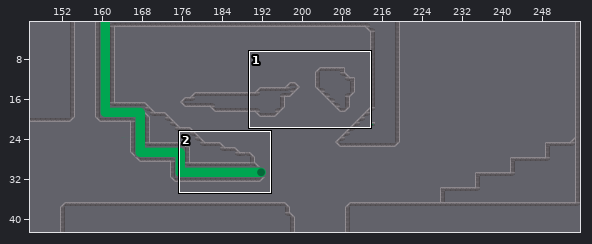
One commit to this Tiled map: Game/TiledMaps/Fase01.tmx. Above, an overview of the earlier version with the close-up marked.
Close-up. The starting point:
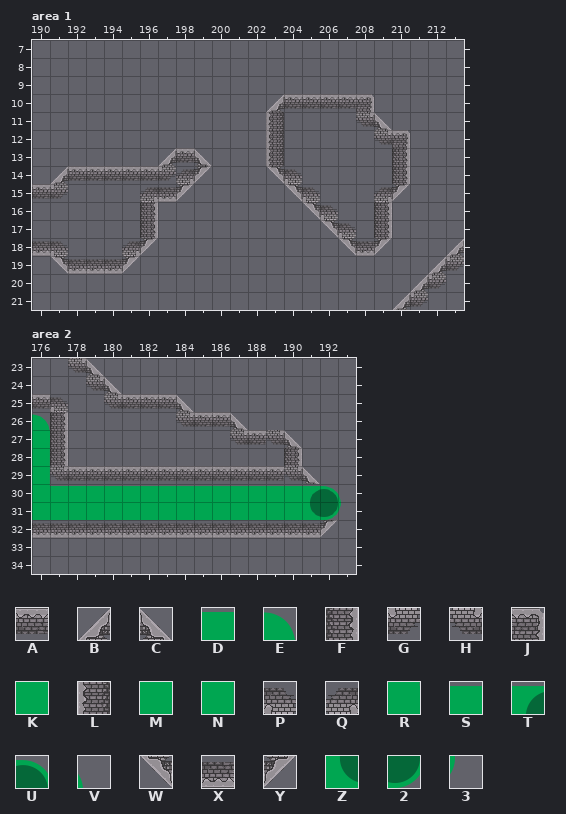
Cells are 32x32 px. Shown: area 1 x 190..213, y 7..21; area 2 x 176..193, y 23..34. The commit also changed other parts of the map, which this record leaves out.
Key: from "ELEMENTOS-FASE-1-SEM-BG": A 34, B 41, C 43, D 54, E 56, F 61, G 66, H 68, J 69, K 77, L 90, M 106, N 131, P 141, Q 143, R 156, S 159, T 160, U 161, V 162, W 166, X 167, Y 168, Z 185, 2 186, 3 187.
_ is an empty cell.
Layer "Camada de Tiles 1" before, area 1, first column x 190:
 7 ________________________
 8 ________________________
 9 ________________________
10 _____________BAAAAJ_____
11 _____________L____HC____
12 _____________L_____HJ___
13 _______BAC___L______F___
14 _BAAAAAGQY___WP_____F___
15 AG____QXY_____WP___QY___
16 ______F________WP__F____
17 ______F_________WP_F____
18 XP___QY__________WXY___B
19 _WXXXY________________BG
20 _____________________BG_
21 ____________________BG__
Layer "Camada de Tiles 1" before, area 2, first column x 176:
23 __HC______________
24 ___HC_____________
25 AP__HAAAC_________
26 EF______HAAC______
27 MF_________HAHC___
28 NF____________F___
29 NHAAAAAAAAAAAAHC__
30 RDDSSSSSSSSSSSSTUV
31 KKKKKKKKKKKKKKKZ23
32 XXXXXXXXXXXXXXXXY_
33 __________________
34 __________________
The result:
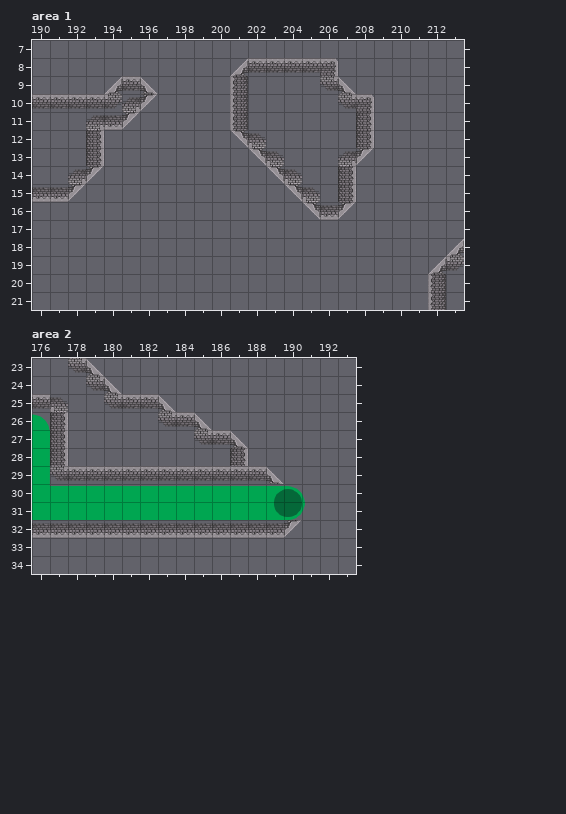
Diff:
Changed rows in their new state; . is an unchanged cell.
Layer "Camada de Tiles 1", area 1:
first column x 190:
 8 ...........BAAAAJ......
 9 ....BAC....L....HC.....
10 AAAAGQY....L.____H.....
11 ...QXY.....L._....F_...
12 ...F.......WP_....F__..
13 ...F...___..WP...QY._..
14 ._QY______.......F.._..
15 XXY...___........F.__..
16 ......_.........XY._...
17 ......_.........__._...
18 __...__..........___...
19 ._____.................
20 ....................._L
21 ....................__L
Layer "Camada de Tiles 1", area 2:
first column x 183:
25 C_.........
26 HAC__......
27 ..HAC___...
28 ....F.._...
29 ......C__..
30 ......TUV__
31 ......Z23__
32 .......Y__.
Boxes around the changes in both close-ups, in picture pixels (x1, y1, x2, y2):
changed: (230, 58, 410, 256)
changed: (32, 76, 212, 274)
changed: (392, 274, 446, 310)
changed: (158, 394, 341, 538)
